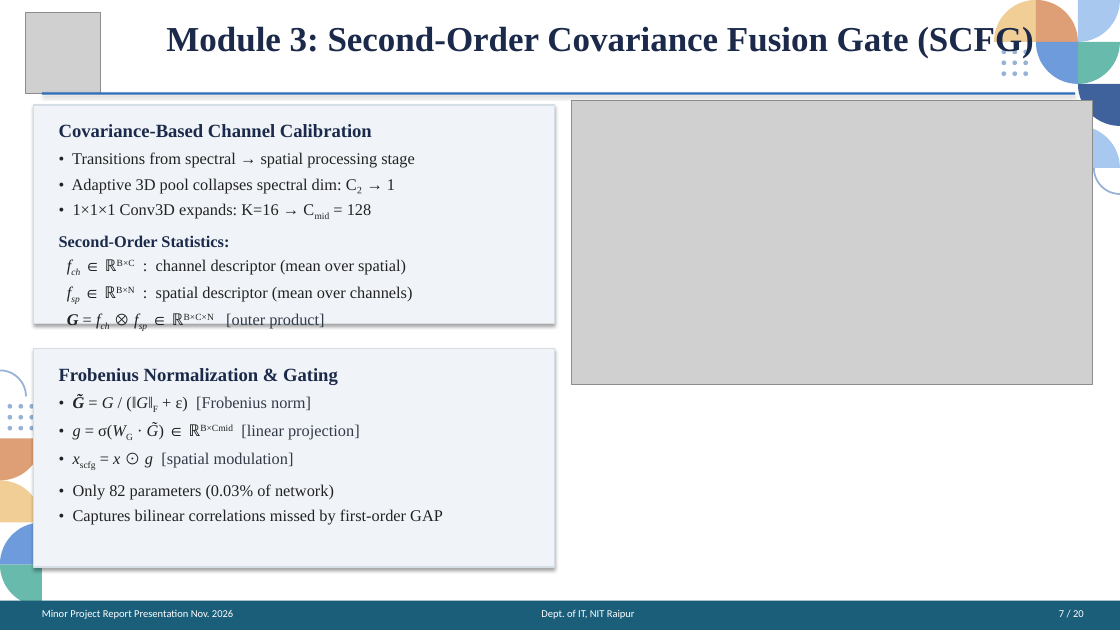
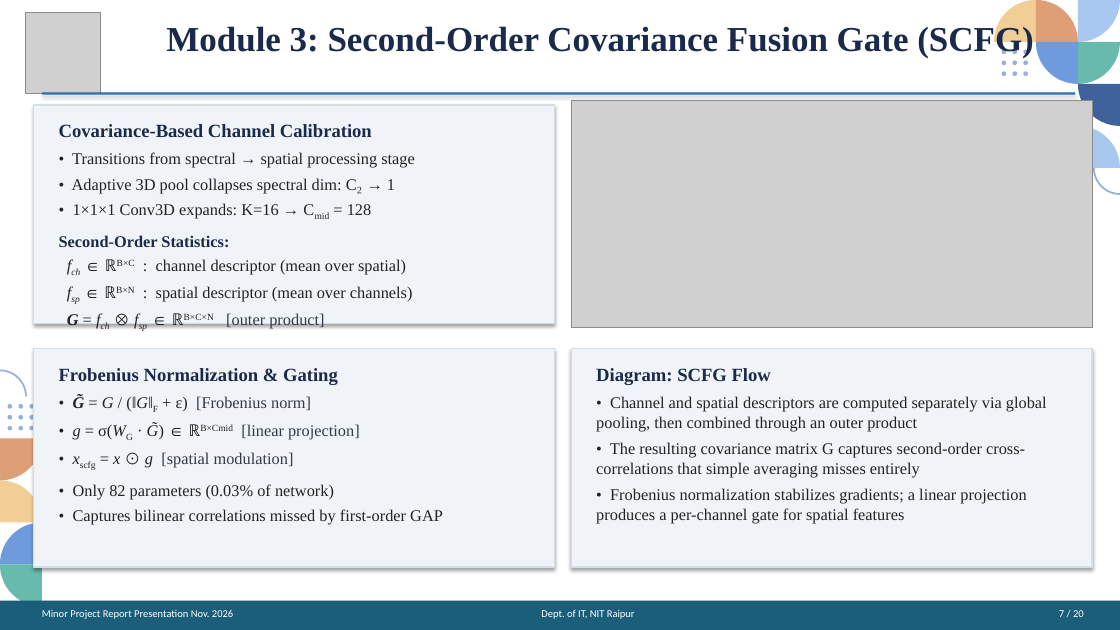
Before and after one commit to codeforlifeee/paper, a slide deck: slide 7 of SGSCF_Net_Final_Presentation.pptx. Drawn at 1120x630 pixels with LibreOffice and Linux fonts; fonts in the diff are those of the drawing; grey boxes stand for pictures. Boxes give left, top, right and bottom in pixels: in the first picture for what was removed or moved away, otherwise in the second. Text is boxed around its words. In the diff, an @@ line names an element or a change of style, - is before the commit and + after.

```diff
--- a/SGSCF_Net_Final_Presentation.pptx
+++ b/SGSCF_Net_Final_Presentation.pptx
@@ picture: place and size @@
-picture at bbox=[571, 101, 1092, 385]
+picture at bbox=[571, 101, 1092, 328]
@@ rectangle added at bbox=[571, 349, 1092, 567], fill #F0F4F8, outline #D5DDE5 1 pt @@
@@ text added at bbox=[596, 368, 1047, 524], 14 pt, text #222222 @@
+Diagram: SCFG Flow
+• Channel and spatial descriptors are computed separately via global pooling, then combined through an outer product
+• The resulting covariance matrix G captures second-order cross-correlations that simple averaging misses entirely
+• Frobenius normalization stabilizes gradients; a linear projection produces a per-channel gate for spatial features
```
Also in this commit, not shown: 2 other slides changed, 1 other file.
